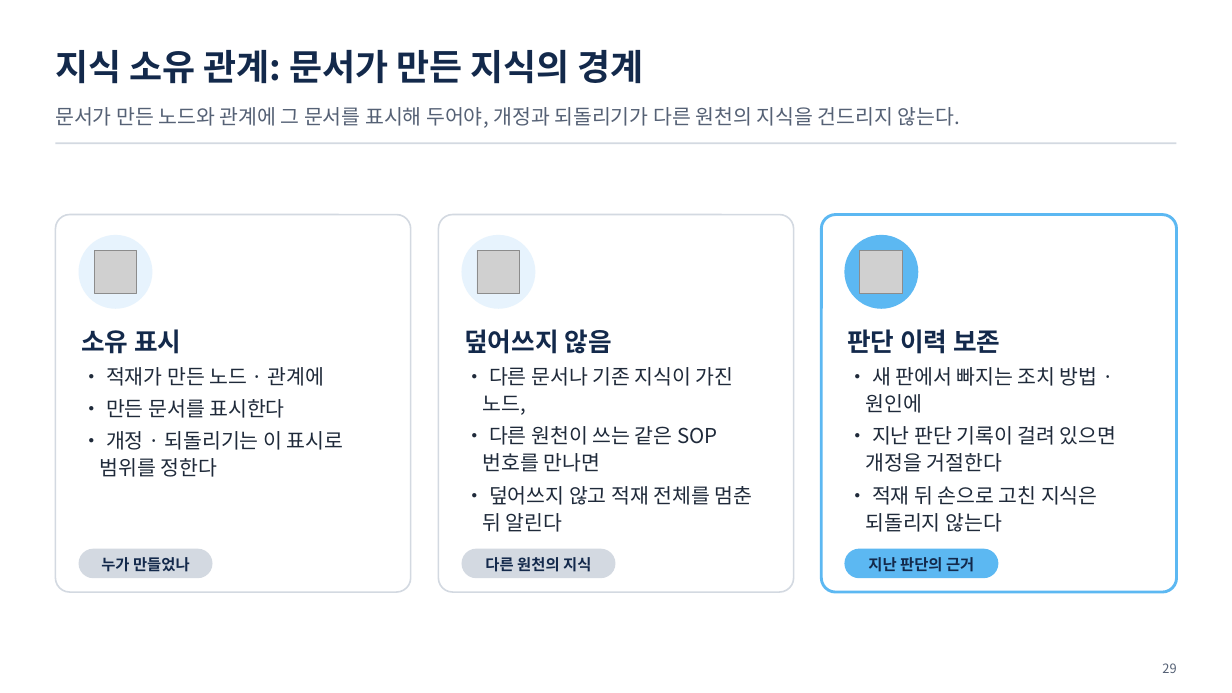
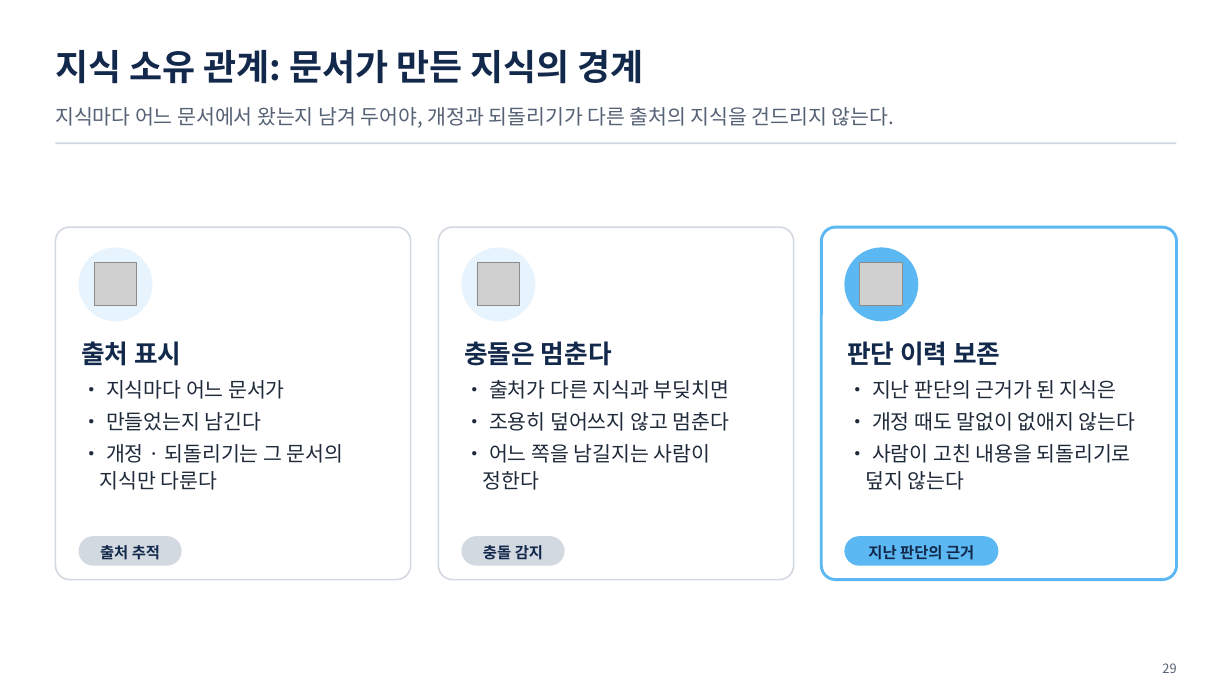
Before and after one commit to uengine-oss/hyd-iot-edu, a slide deck: slide 29 of 산출물/통합반/이론/04회차/통합반_04일차.pptx. Drawn at 1232x693 pixels with LibreOffice and Linux fonts; fonts in the diff are those of the drawing; grey boxes stand for pictures. Boxes give left, top, right and bottom in pixels: in the first picture for what was removed or moved away, otherwise in the second. Text is boxed around its words. In the diff, an @@ line names an element or a change of style, - is before the commit and + after.

```diff
--- a/산출물/통합반/이론/04회차/통합반_04일차.pptx
+++ b/산출물/통합반/이론/04회차/통합반_04일차.pptx
@@ text at box(55, 107, 894, 128): text changed @@
-문서가 만든 노드와 관계에 그 문서를 표시해 두어야, 개정과 되돌리기가 다른 원천의 지식을 건드리지 않는다.
+지식마다 어느 문서에서 왔는지 남겨 두어야, 개정과 되돌리기가 다른 출처의 지식을 건드리지 않는다.
@@ rounded rectangle: place and size @@
-rounded rectangle at box(55, 214, 410, 592)
+rounded rectangle at box(55, 227, 410, 579)
@@ rounded rectangle: place and size @@
-rounded rectangle at box(438, 214, 793, 592)
+rounded rectangle at box(438, 227, 793, 579)
@@ rounded rectangle: place and size @@
-rounded rectangle at box(822, 214, 1177, 592)
+rounded rectangle at box(822, 227, 1177, 579)
@@ 3 pictures, 3 ellipses: place and size @@
-3 pictures, 3 ellipses at box(79, 235, 919, 309)
+3 pictures, 3 ellipses at box(79, 248, 919, 322)
@@ text at box(81, 341, 344, 490): text changed @@
-소유 표시
-• 적재가 만든 노드 · 관계에
-• 만든 문서를 표시한다
-• 개정 · 되돌리기는 이 표시로 범위를 정한다
+출처 표시
+• 지식마다 어느 문서가
+• 만들었는지 남긴다
+• 개정 · 되돌리기는 그 문서의 지식만 다룬다
@@ text at box(464, 341, 730, 490): text changed @@
-덮어쓰지 않음
-• 다른 문서나 기존 지식이 가진 노드,
-• 다른 원천이 쓰는 같은 SOP 번호를 만나면
-• 덮어쓰지 않고 적재 전체를 멈춘 뒤 알린다
+충돌은 멈춘다
+• 출처가 다른 지식과 부딪치면
+• 조용히 덮어쓰지 않고 멈춘다
+• 어느 쪽을 남길지는 사람이 정한다
@@ text "판단 이력 보존": place and size @@
-text "판단 이력 보존" at box(847, 329, 1117, 532)
+text "판단 이력 보존" at box(847, 341, 1136, 490)
@@ text at box(865, 380, 1136, 490): text changed @@
-• 새 판에서 빠지는 조치 방법 · 원인에
-• 지난 판단 기록이 걸려 있으면 개정을 거절한다
-• 적재 뒤 손으로 고친 지식은 되돌리지 않는다
+• 지난 판단의 근거가 된 지식은
+• 개정 때도 말없이 없애지 않는다
+• 사람이 고친 내용을 되돌리기로 덮지 않는다
@@ rounded rectangle: place and size @@
-rounded rectangle at box(79, 549, 213, 579)
+rounded rectangle at box(79, 536, 182, 566)
@@ rounded rectangle: place and size @@
-rounded rectangle at box(461, 549, 616, 579)
+rounded rectangle at box(461, 536, 565, 566)
@@ text "지난 판단의 근거": place and size @@
-text "지난 판단의 근거" at box(868, 557, 974, 572)
+text "지난 판단의 근거" at box(868, 545, 974, 560)
@@ rounded rectangle: place and size @@
-rounded rectangle at box(845, 549, 999, 579)
+rounded rectangle at box(845, 536, 999, 566)
@@ text at box(100, 545, 160, 560): text changed @@
-누가 만들었나
+출처 추적
@@ text at box(483, 545, 543, 560): text changed @@
-다른 원천의 지식
+충돌 감지
```
Also in this commit, not shown: 5 other slides changed, 4 other files.
